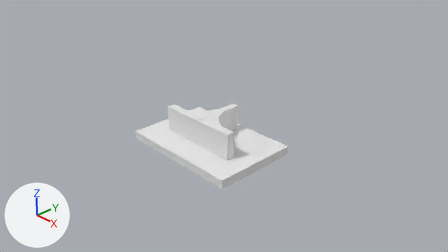
A saved change to the Blender file Assets/Models/switch.blend.
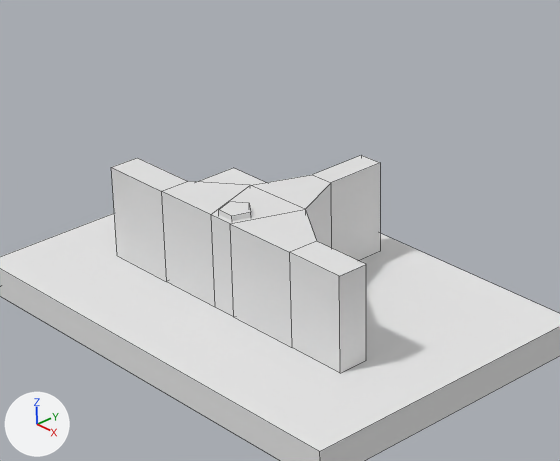
Old and new are each drawn from the file's camera 'Camera' and again close up on the part from 31% to 64% of the width and 25% to 73% of the height. Lighting does not change. The marker at lower left points along +X, +Y and +Z. The close-ups show mesh edges as thin lines.

In view in the first close-up: 'Board', 'Switch'.
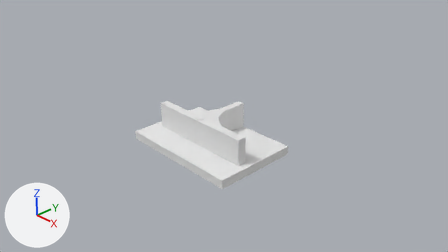
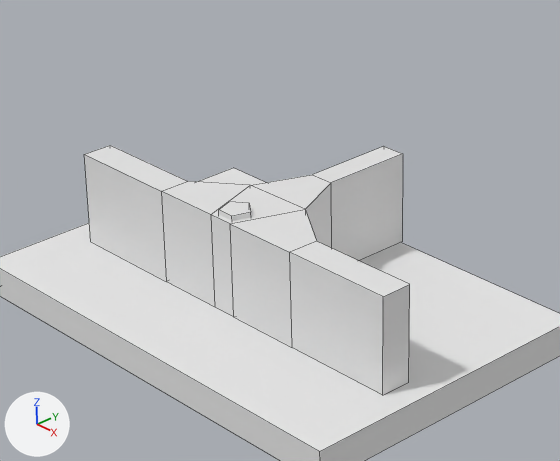
The change, as JSON lines over the scene's bpy script:
```json
{"block": "me_cube_001", "where": "me_cube_001.from_pydata(...)  # 32 vertices, 30 faces; spans x -0.1..1.1, y -1.0..1.0, z -0.3..0.3"}
{"block": "me_cube_001", "where": "# used by ob_switch; parent = ob_board; location = (0.0, -0.279, 0.4); rotation_euler = (0.0, 0.0, 1.571), in degrees (0, 0, 90)"}
{"block": "me_cube_001", "where": "# before: 0 (-0.1, -1.0, -0.3) at pixel (340, 373), 1 (-0.1, -1.0, 0.3) at pixel (339, 276), 4 (0.1, -1.0, -0.3) at pixel (366, 360), 5 (0.1, -1.0, 0.3) at pixel (366, 264)"}
{"block": "me_cube_001", "where": "# before: 2 (-0.1, 1.0, -0.3) at pixel (117, 255), 3 (-0.1, 1.0, 0.3) at pixel (111, 167), 6 (0.1, 1.0, -0.3), 7 (0.1, 1.0, 0.3) at pixel (137, 157)"}
{"block": "me_cube_001", "where": "# before: 16 (1.1, 0.06, 0.3) at pixel (361, 155), 17 (1.1, -0.1, 0.3) at pixel (380, 162), 18 (1.1, -0.1, -0.3) at pixel (380, 251), 19 (1.1, 0.07, -0.3)"}
{"block": "me_cube_001", "change": "me_cube_001 part 1"}
{"op": "add", "block": "me_cube_001", "code": "for i in [0, 1, 4, 5]: me_cube_001.vertices[i].co += Vector((0.0, -0.33, 0.0))"}
{"block": "me_cube_001", "change": "me_cube_001 part 2"}
{"op": "add", "block": "me_cube_001", "code": "for i in [2, 3, 6, 7]: me_cube_001.vertices[i].co += Vector((0.0, 0.27, 0.0))"}
{"block": "me_cube_001", "change": "me_cube_001 part 3"}
{"op": "add", "block": "me_cube_001", "code": "for i in [*range(16, 20)]: me_cube_001.vertices[i].co += Vector((0.19, 0.0, 0.0))"}
```

What differs and where, as boxes [x1, y1, x2, y2] in the close-ups (560 x 461 px; the box of a moved part takes in the faces that stretch with it):
```json
{"object": "Switch", "change": "reshaped", "before": [111, 155, 380, 373], "after": [84, 145, 410, 395], "on screen": "21% wider, 15% taller"}
{"part": 1, "of": "me_cube_001", "change": "moved or reshaped", "before": [290, 241, 366, 373], "after": [290, 241, 410, 395]}
{"part": 2, "of": "me_cube_001", "change": "moved or reshaped", "before": [111, 158, 187, 281], "after": [84, 145, 187, 281]}
{"part": 3, "of": "me_cube_001", "change": "moved or reshaped", "before": [312, 155, 380, 261], "after": [312, 146, 403, 261]}
```
